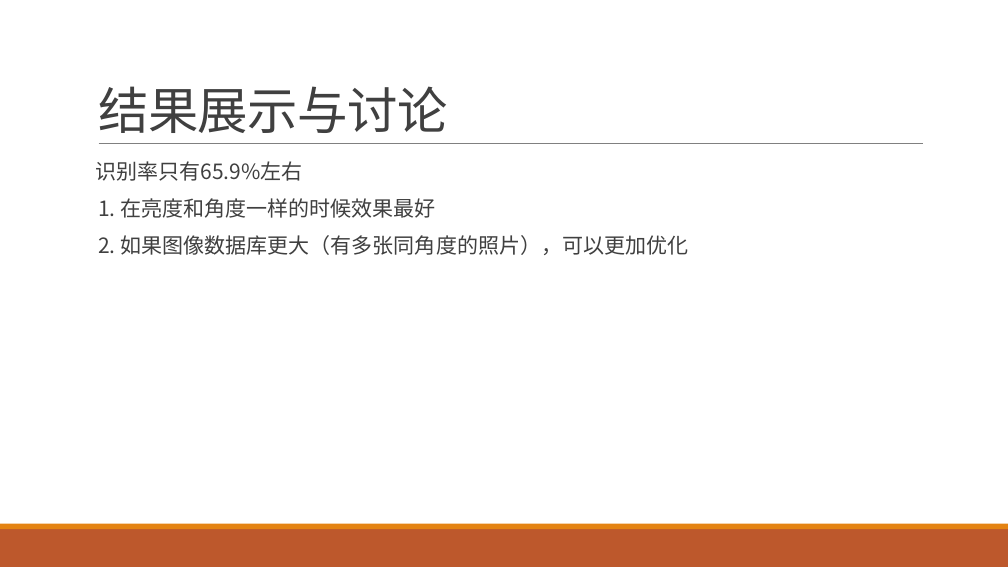
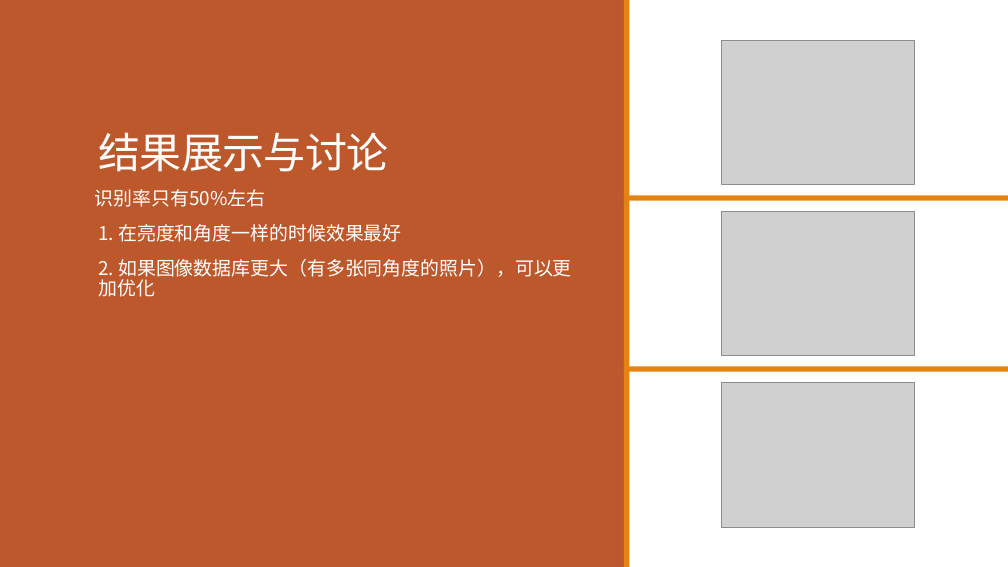
Before and after one commit to Enting-Chen/PCA_KNN, a slide deck: slide 15 of pca.pptx. Drawn at 1008x567 pixels with LibreOffice and Linux fonts; fonts in the diff are those of the drawing; grey boxes stand for pictures. Boxes give left, top, right and bottom in pixels: in the first picture for what was removed or moved away, otherwise in the second. Text is boxed around its words. In the diff, an @@ line names an element or a change of style, - is before the commit and + after.

```diff
--- a/pca.pptx
+++ b/pca.pptx
@@ rectangle added at [0, 0, 1008, 567], fill #FFFFFF @@
@@ rectangle added at [0, 0, 624, 567], fill #BD582C @@
@@ rectangle added at [624, 0, 629, 567], fill #E48312 @@
@@ title "结果展示与讨论": place and size @@
-title "结果展示与讨论" at [98, 86, 448, 133]
+title "结果展示与讨论" at [98, 132, 388, 172]
@@ title "结果展示与讨论" at [98, 132, 388, 172]: size 48 to 40 pt, text colour #404040 to #FFFFFF @@
@@ picture added at [721, 40, 914, 185] @@
@@ line removed from (99, 144) to (923, 144) @@
@@ text "识别率只有50%左右": place and size @@
-text "识别率只有50%左右" at [95, 161, 689, 255]
+text "识别率只有50%左右" at [95, 189, 572, 297]
@@ text at [95, 189, 266, 207]: text changed; size 20 to 18 pt; text colour #404040 to #FFFFFF @@
-识别率只有65.9%左右
+识别率只有50%左右
@@ rectangle added at [624, 195, 1008, 200], fill #E48312 @@
@@ text at [98, 224, 572, 297]: size 20 to 18 pt, text colour #404040 to #FFFFFF in "1. 在亮度和角度一样的时候效果最好", "2. 如果图像数据库更大（有多张同角度的照片），可以更加优化" @@
@@ picture added at [721, 211, 914, 355] @@
@@ rectangle added at [624, 367, 1008, 372], fill #E48312 @@
@@ picture added at [721, 383, 914, 527] @@
```
Also in this commit, not shown: 8 other slides changed, 1 slide added.
